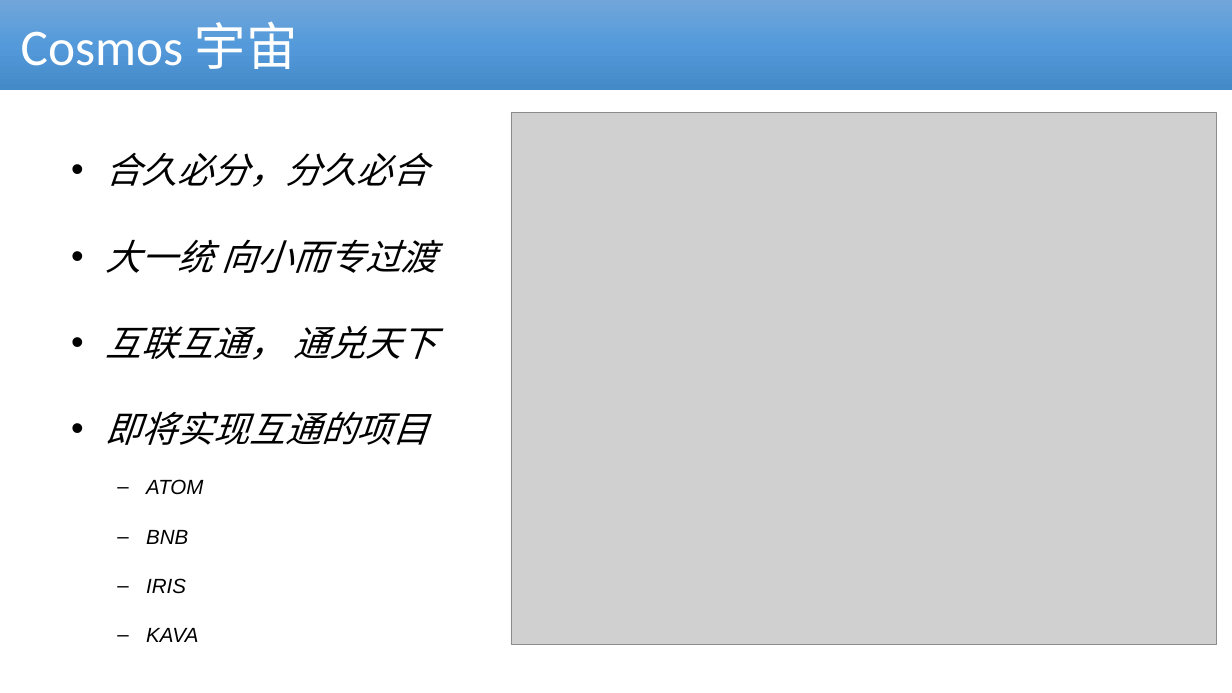
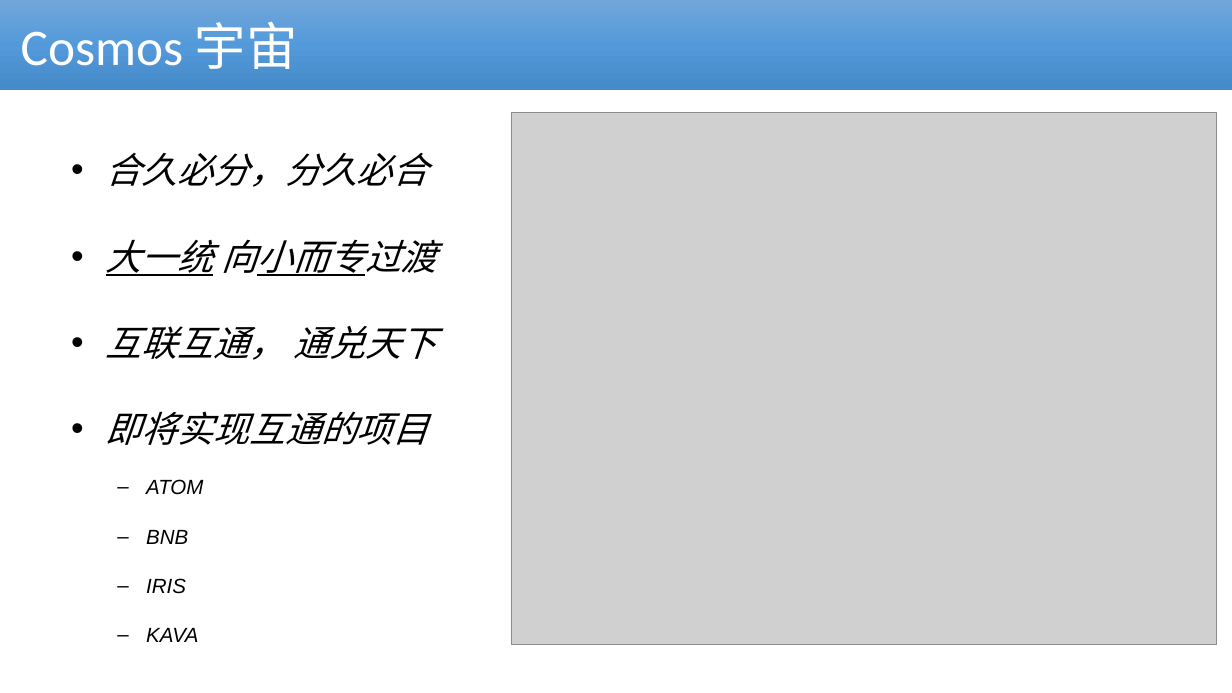
Before and after one commit to cmdpos/gaia, a slide deck: slide 20 of ppt/blockchain-dex.pptx. Drawn at 1232x693 pixels with LibreOffice and Linux fonts; fonts in the diff are those of the drawing; grey boxes stand for pictures. Boxes give left, top, right and bottom in pixels: in the first picture for what was removed or moved away, otherwise in the second. Text is boxed around its words. In the diff, an @@ line names an element or a change of style, - is before the commit and + after.

```diff
--- a/ppt/blockchain-dex.pptx
+++ b/ppt/blockchain-dex.pptx
@@ text at bbox=[106, 239, 436, 276]: underline on in "大一统 向小而专过渡" @@
```
Also in this commit, not shown: 1 other slide changed, 1 other file.
